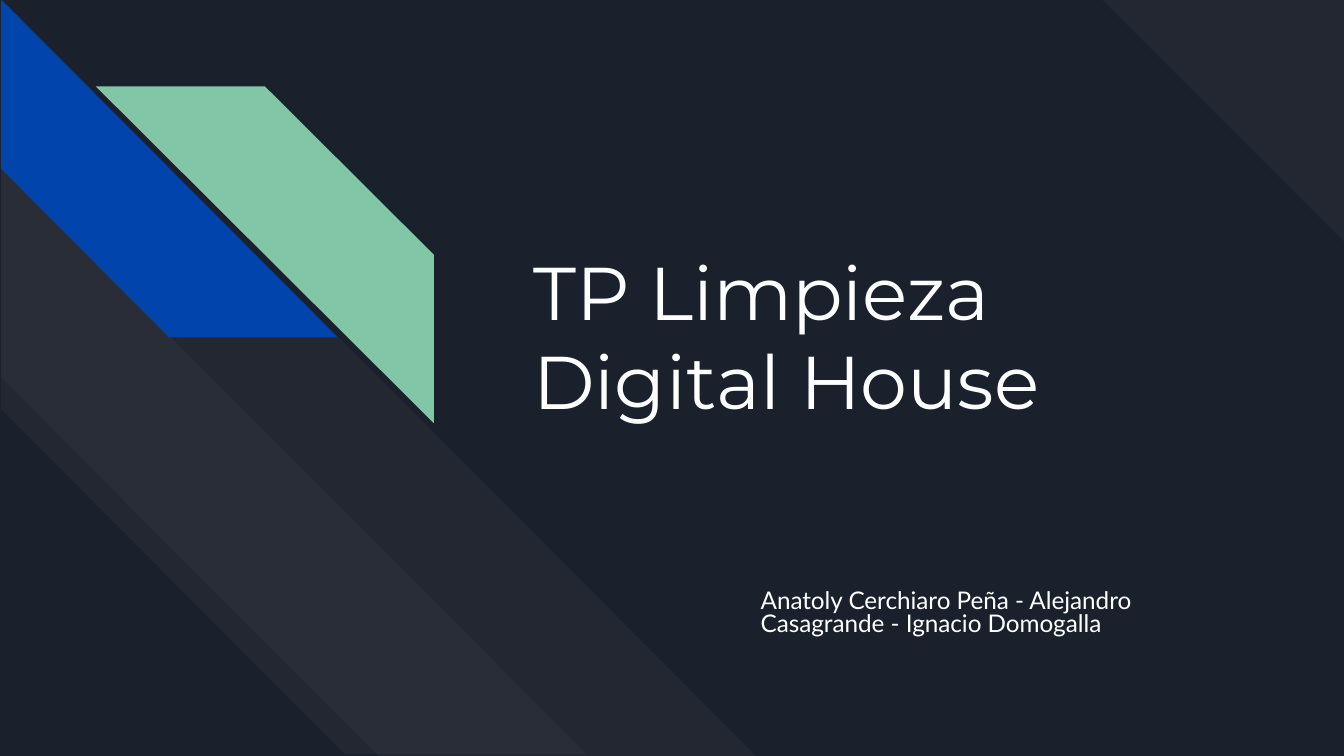
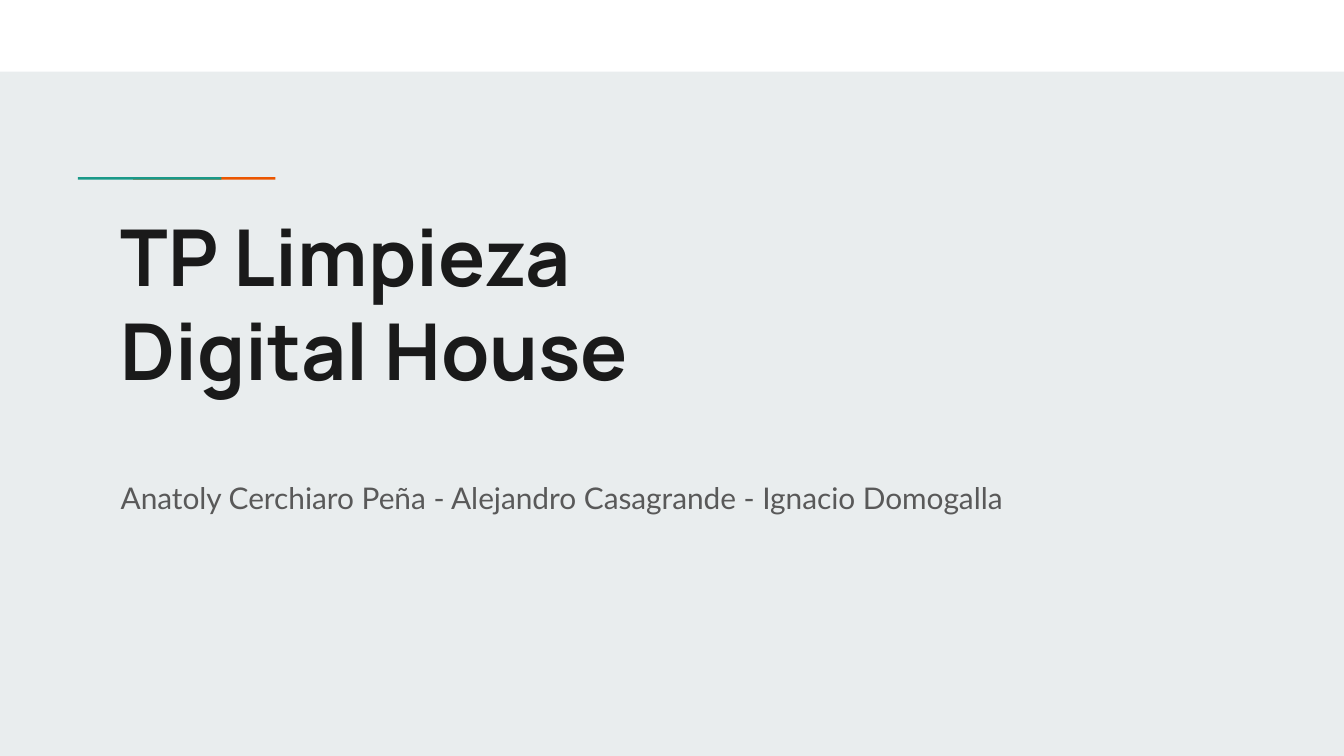
Before and after one commit to casagrandeale/TPDigitalHouse, a slide deck: slide 1 of tp/slides/TP Limpieza.pptx. Drawn at 1344x756 pixels with LibreOffice and Linux fonts; fonts in the diff are those of the drawing. Boxes give left, top, right and bottom in pixels: in the first picture for what was removed or moved away, otherwise in the second. Text is boxed around its words. In the diff, an @@ line names an element or a change of style, - is before the commit and + after.

```diff
--- a/tp/slides/TP Limpieza.pptx
+++ b/tp/slides/TP Limpieza.pptx
@@ background #1B212C to #E9EDEE @@
@@ rectangle added at (0, 0, 1344, 71), fill #FFFFFF @@
@@ diag stripe removed at (1102, 0, 1344, 242) @@
@@ group removed at (0, 1, 757, 755): 4 diag stripes @@
@@ rectangle added at (122, 175, 177, 181), fill #1A9988 @@
@@ rectangle added at (176, 175, 231, 181), fill #EB5600 @@
@@ title "TP Limpieza": place and size @@
-title "TP Limpieza" at (533, 264, 1039, 424)
+title "TP Limpieza" at (121, 228, 629, 400)
@@ title "TP Limpieza" at (121, 228, 629, 400): size 40 to 42 pt, font Montserrat to Manrope, text colour #FFFFFF to #1A1A1A, bold on @@
@@ subtitle "Anatoly Cerchiaro Peña - Alejandro ...": place and size @@
-subtitle "Anatoly Cerchiaro Peña - Alejandro ..." at (761, 591, 1131, 637)
+subtitle "Anatoly Cerchiaro Peña - Alejandro ..." at (121, 487, 1003, 515)
@@ subtitle "Anatoly Cerchiaro Peña - Alejandro ..." at (121, 487, 1003, 515): size 13 to 16 pt, text colour #FFFFFF to #595959; line spacing 0.8 to 1 @@
```
Also in this commit, not shown: 2 other slides changed, 17 slides added, 3 slides removed, 1 other file.
